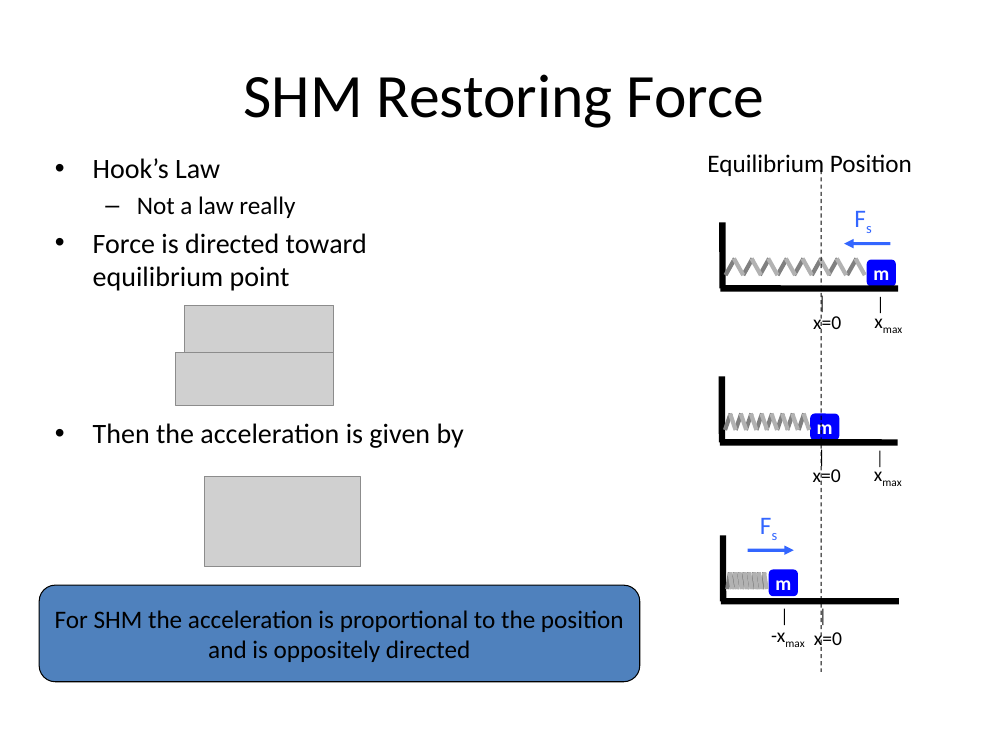
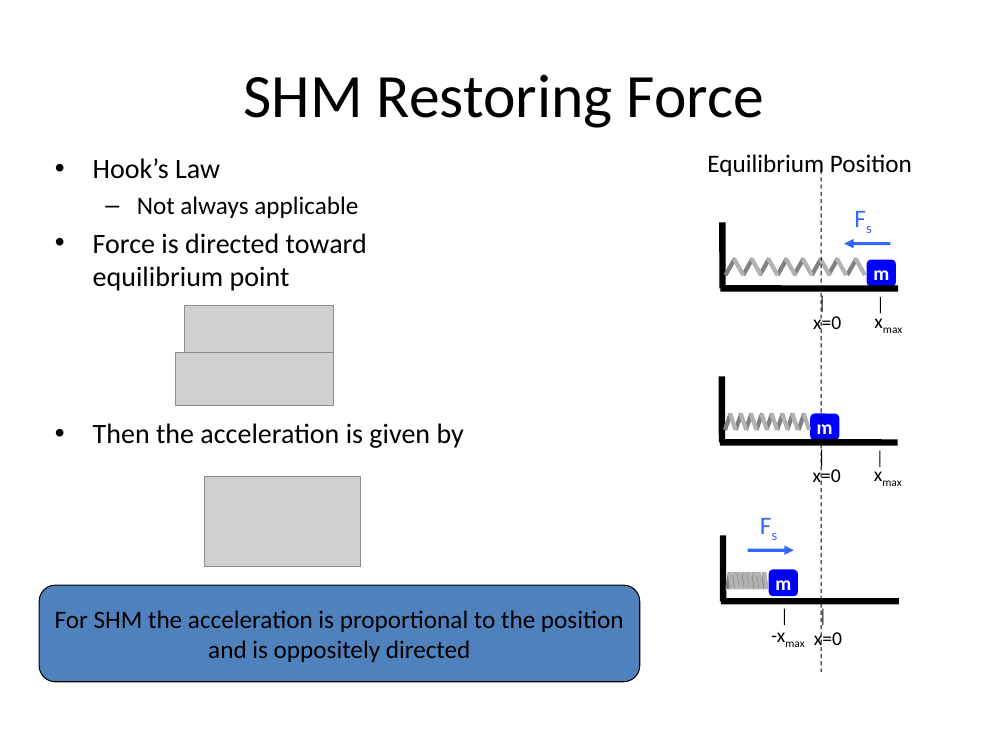
Before and after one commit to rtlines/PH223-Engineering-Physics, a slide deck: slide 26 of Slides/PH223_Lecture_01.pptx. Drawn at 1008x756 pixels with LibreOffice and Linux fonts; fonts in the diff are those of the drawing; grey boxes stand for pictures. Boxes give left, top, right and bottom in pixels: in the first picture for what was removed or moved away, otherwise in the second. Text is boxed around its words. In the diff, an @@ line names an element or a change of style, - is before the commit and + after.

```diff
--- a/Slides/PH223_Lecture_01.pptx
+++ b/Slides/PH223_Lecture_01.pptx
@@ text at box(137, 196, 358, 218): text changed @@
-  – Not a law really
+  – Not always applicable
```
Also in this commit, not shown: 6 other slides changed, 2 slides removed, 55 other files.
